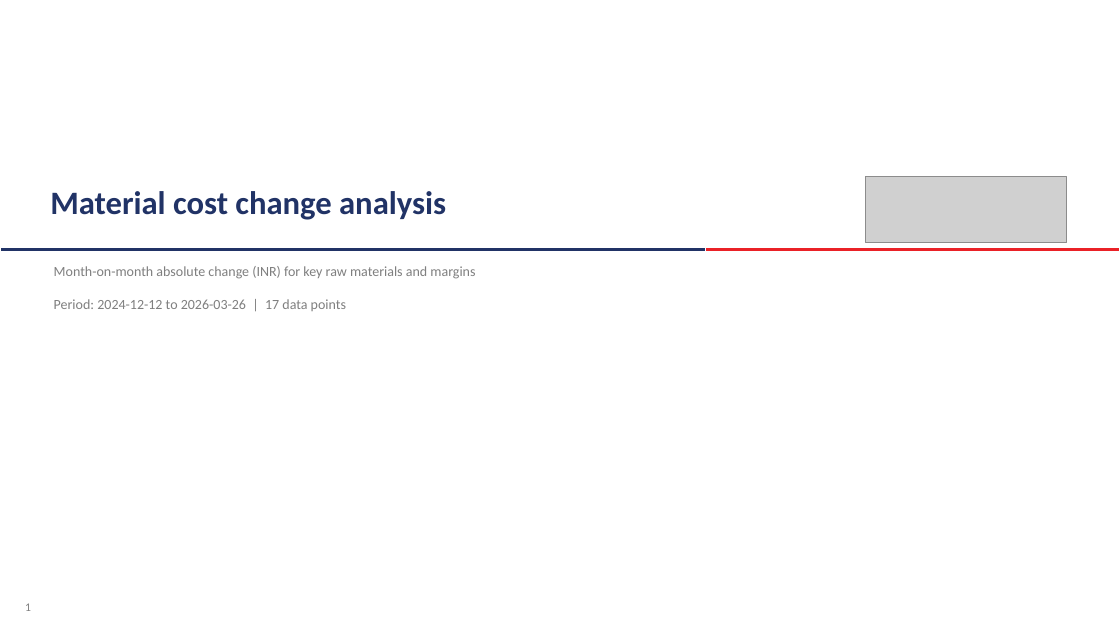
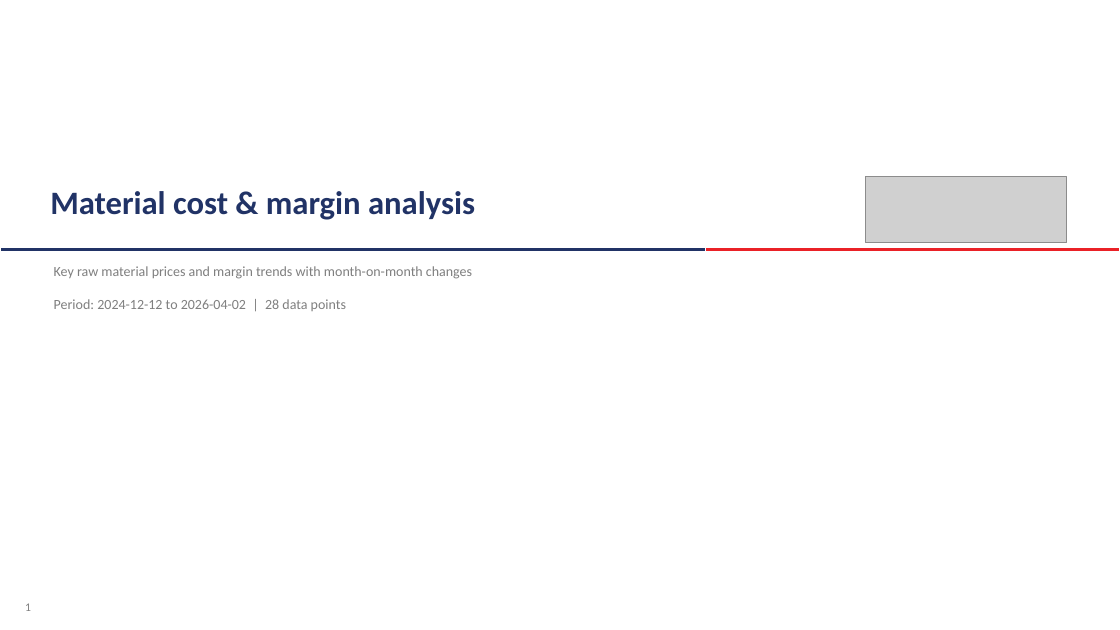
Before and after one commit to PB-TMT-ai/Costing-File-TMT, a slide deck: slide 1 of output/material_change_graphs.pptx. Drawn at 1120x630 pixels with LibreOffice and Linux fonts; fonts in the diff are those of the drawing; grey boxes stand for pictures. Boxes give left, top, right and bottom in pixels: in the first picture for what was removed or moved away, otherwise in the second. Text is boxed around its words. In the diff, an @@ line names an element or a change of style, - is before the commit and + after.

```diff
--- a/output/material_change_graphs.pptx
+++ b/output/material_change_graphs.pptx
@@ text at [50,191,475,220]: text changed @@
-Material cost change analysis
+Material cost & margin analysis
@@ text at [54,266,472,279]: text changed @@
-Month-on-month absolute change (INR) for key raw materials and margins
+Key raw material prices and margin trends with month-on-month changes
@@ text at [54,299,346,311]: text changed @@
-Period: 2024-12-12 to 2026-03-26 | 17 data points
+Period: 2024-12-12 to 2026-04-02 | 28 data points
```
Also in this commit, not shown: 4 other slides changed, 5 slides removed, 1 other file.
